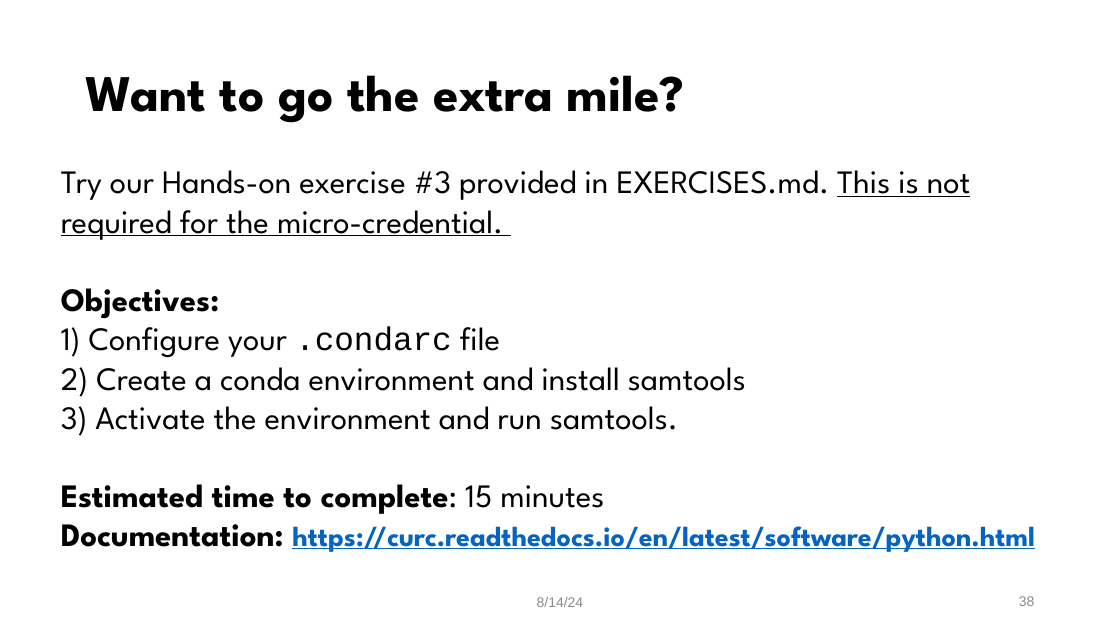
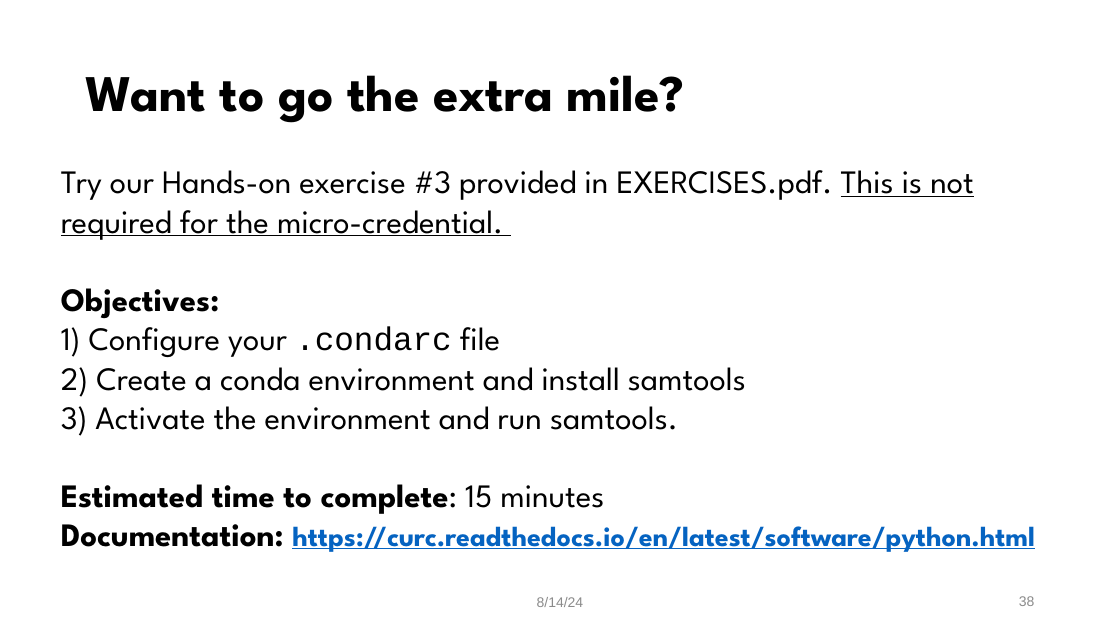
Before and after one commit to mohalkh5/hpc_fundamentals_micro_credential, a slide deck: slide 38 of installing_software/installing_software.pptx. Drawn at 1120x630 pixels with LibreOffice and Linux fonts; fonts in the diff are those of the drawing; background and template pictures are left out. Boxes give left, top, right and bottom in pixels: in the first picture for what was removed or moved away, otherwise in the second. Text is boxed around its words. In the diff, an @@ line names an element or a change of style, - is before the commit and + after.

Commit message:
direct people to EXERCISES.pdf instead of EXERCISES.md, add PDF version of EXERCISES

```diff
--- a/installing_software/installing_software.pptx
+++ b/installing_software/installing_software.pptx
@@ text at (61, 170, 973, 240): text changed @@
-Try our Hands-on exercise #3 provided in EXERCISES.md. This is not required for the micro-credential.
+Try our Hands-on exercise #3 provided in EXERCISES.pdf. This is not required for the micro-credential.
```
Also in this commit, not shown: 3 other slides changed, 2 other files.
